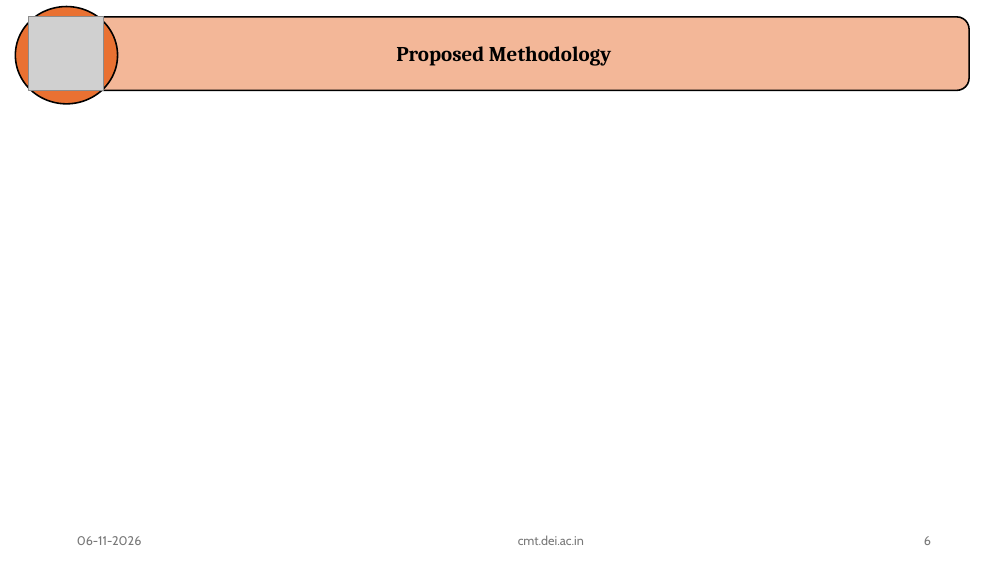
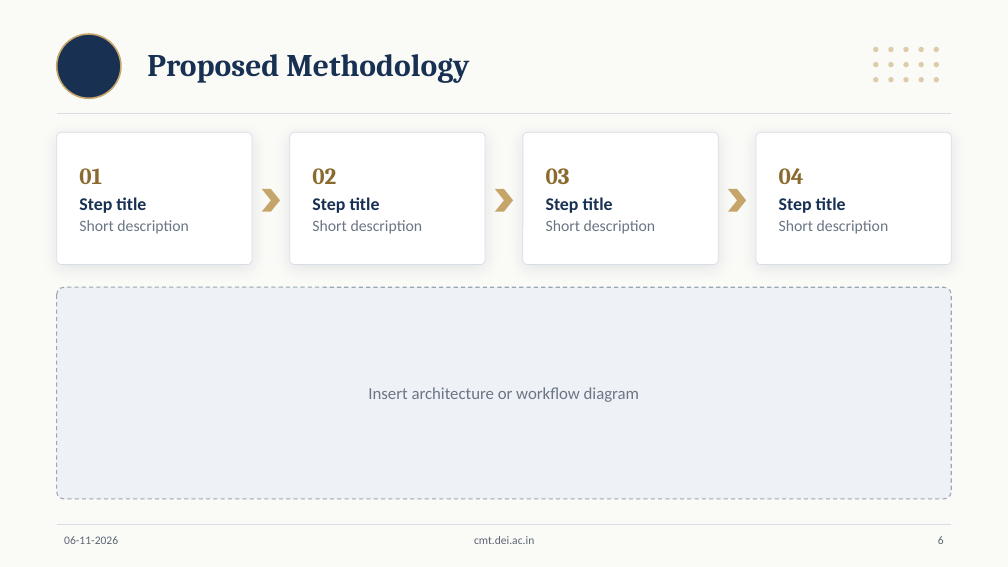
Before and after one commit to GurumaujSatsangi/ConfEase, a slide deck: slide 6 of public/OP_Template.pptx. Drawn at 1008x567 pixels with LibreOffice and Linux fonts; fonts in the diff are those of the drawing; grey boxes stand for pictures; background and template pictures are left out. Boxes give left, top, right and bottom in pixels: in the first picture for what was removed or moved away, otherwise in the second. Text is boxed around its words. In the diff, an @@ line names an element or a change of style, - is before the commit and + after.

```diff
--- a/public/OP_Template.pptx
+++ b/public/OP_Template.pptx
@@ background picture (left out) to #FAFAF7 @@
@@ ellipse removed at [15,7,117,104] @@
@@ picture removed at [29,16,104,90] @@
@@ rounded rectangle removed at [39,17,969,90] @@
@@ ellipse added at [57,34,121,98], fill #183153, outline #C6A56B 1.5 pt @@
@@ title "Proposed Methodology": place and size @@
-title "Proposed Methodology" at [396,46,611,66]
+title "Proposed Methodology" at [147,54,469,83]
@@ title "Proposed Methodology" at [147,54,469,83]: size 20 to 30 pt, text colour #000000 to #183153; alignment centre to left; vertical alignment bottom to middle @@
@@ group added at [873,47,939,82]: 15 ellipses @@
@@ line added from (57, 113) to (951, 113), #D9DEE6 0.75 pt @@
@@ rounded rectangle added at [57,132,252,265], fill #FFFFFF, outline #D9DEE6 0.75 pt @@
@@ rounded rectangle added at [290,132,485,265], fill #FFFFFF, outline #D9DEE6 0.75 pt @@
@@ rounded rectangle added at [523,132,718,265], fill #FFFFFF, outline #D9DEE6 0.75 pt @@
@@ rounded rectangle added at [756,132,951,265], fill #FFFFFF, outline #D9DEE6 0.75 pt @@
@@ text added at [79,168,189,234], 15 pt, text #6B7685 @@
+01
+Step title
+Short description
@@ text added at [312,168,423,234], 15 pt, text #6B7685 @@
+02
+Step title
+Short description
@@ text added at [546,168,656,234], 15 pt, text #6B7685 @@
+03
+Step title
+Short description
@@ text added at [779,168,889,234], 15 pt, text #6B7685 @@
+04
+Step title
+Short description
@@ chevron added at [262,189,280,212], fill #C6A56B @@
@@ chevron added at [495,189,513,212], fill #C6A56B @@
@@ chevron added at [728,189,746,212], fill #C6A56B @@
@@ rounded rectangle added at [57,287,951,499], fill #EEF1F5, outline #9AA5B5 1 pt dashed, 16 pt, text #6B7685 @@
+Insert architecture or workflow diagram
@@ text "06-11-2026": place and size @@
-text "06-11-2026" at [77,536,142,545]
+text "06-11-2026" at [64,536,118,544]
@@ line added from (57, 524) to (951, 524), #D9DEE6 0.75 pt @@
@@ size 12 to 11 pt, font Cabin to Calibri, text colour #797979 to #5B6574 in 3 elements at [938,536,944,544], [64,536,118,544], [474,536,534,544] @@
@@ text "cmt.dei.ac.in": place and size @@
-text "cmt.dei.ac.in" at [518,535,584,545]
+text "cmt.dei.ac.in" at [474,536,534,544]
@@ page number: place and size @@
-page number at [924,536,931,545]
+page number at [938,536,944,544]
```
Also in this commit, not shown: 9 other slides changed, 2 other files.
